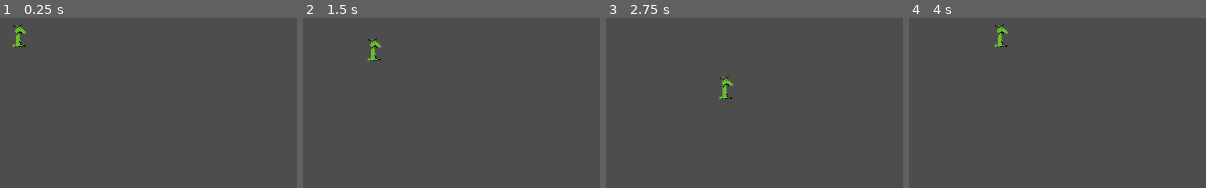
Above: before the commit, frames 1-4 (left to right).
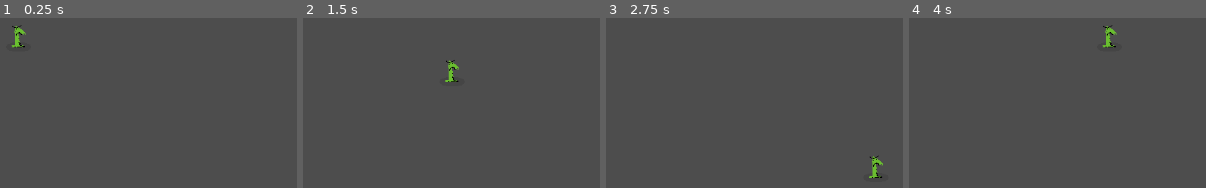
Above: after the commit, the same moments.

Repository: armando013005/demogame
Game: Godot game, scene res://main_scene.tscn
Two runs of this game, one before a commit and one after it. Both use one fixed random seed, a clock stepped at 60 frames per second and the inputs below.
Inputs:
- Up to frame 1 (0.25 s): no input
- Up to frame 2 (1.5 s): tap Enter at 0.5 s; hold Right (move_right) 0.53-1.28 s; hold Down (move_back) from 1.28 s (still down)
- Up to frame 3 (2.75 s): release Down (move_back) at 2.03 s; hold Right (move_right) from 2.03 s (still down)
- Up to frame 4 (4 s): release Right (move_right) at 2.78 s; hold Up (move_forward) 2.78-3.53 s; hold Left (move_left) from 3.53 s (still down)

The runs differ from the first frame. In frame 1, 0.2% of the frame differs, in the area x 4-9%, y 3-18%; in frame 2, 0.6%, in the area x 21-53%, y 11-38%; in frame 3, 0.6%; in frame 4, 0.6%.

Commit message:
added rocks and trees

Diff:
--- /dev/null
+++ b/game.tscn
@@ -0,0 +1,53 @@
+[gd_scene load_steps=4 format=3 uid="uid://b1m004ashdbc5"]
+
+[ext_resource type="PackedScene" uid="uid://cfcqs44uwngo1" path="res://rock.tscn" id="2_p0hu8"]
+[ext_resource type="PackedScene" uid="uid://bcdpiv3siqyj4" path="res://main_scene.tscn" id="2_vde3f"]
+[ext_resource type="PackedScene" uid="uid://1tr2gh86kgsi" path="res://tree.tscn" id="3_6ysgq"]
+
+[node name="game" type="Node2D"]
+y_sort_enabled = true
+
+[node name="ColorRect" type="ColorRect" parent="."]
+offset_left = -718.0
+offset_top = -431.0
+offset_right = 1535.0
+offset_bottom = 888.0
+color = Color(0.93465, 0.999999, 0.935074, 1)
+
+[node name="Player" parent="." instance=ExtResource("2_vde3f")]
+position = Vector2(283, 119)
+
+[node name="Camera2D" type="Camera2D" parent="Player"]
+position = Vector2(2, 7)
+zoom = Vector2(1.5, 1.5)
+position_smoothing_enabled = true
+position_smoothing_speed = 50.0
+drag_horizontal_enabled = true
+drag_vertical_enabled = true
+
+[node name="Rock" parent="." instance=ExtResource("2_p0hu8")]
+position = Vector2(121, 181)
+
+[node name="Rock2" parent="." instance=ExtResource("2_p0hu8")]
+position = Vector2(699, 145)
+
+[node name="Rock3" parent="." instance=ExtResource("2_p0hu8")]
+position = Vector2(179, 418)
+
+[node name="Rock4" parent="." instance=ExtResource("2_p0hu8")]
+position = Vector2(698, 350)
+
+[node name="Rock5" parent="." instance=ExtResource("2_p0hu8")]
+position = Vector2(409, 464)
+
+[node name="Rock6" parent="." instance=ExtResource("2_p0hu8")]
+position = Vector2(443, 289)
+
+[node name="Tree" parent="." instance=ExtResource("3_6ysgq")]
+position = Vector2(173, 604)
+
+[node name="Tree2" parent="." instance=ExtResource("3_6ysgq")]
+position = Vector2(922, 203)
+
+[node name="Tree3" parent="." instance=ExtResource("3_6ysgq")]
+position = Vector2(981, 194)
--- a/main_scene.tscn
+++ b/main_scene.tscn
@@ -5,13 +5,15 @@
 
 [sub_resource type="CapsuleShape2D" id="CapsuleShape2D_qx84v"]
 radius = 6.0
+height = 16.0
 
-[node name="CharacterBody2D" type="CharacterBody2D"]
+[node name="Player" type="CharacterBody2D"]
 position = Vector2(127, 69)
 script = ExtResource("1_btceq")
 
 [node name="OneCharacter" parent="." instance=ExtResource("2_xorcf")]
+position = Vector2(1, -1)
 
 [node name="CollisionShape2D" type="CollisionShape2D" parent="."]
-position = Vector2(1, 0)
+position = Vector2(1, 8)
 shape = SubResource("CapsuleShape2D_qx84v")
--- a/one_character.tscn
+++ b/one_character.tscn
@@ -1,7 +1,8 @@
-[gd_scene load_steps=5 format=3 uid="uid://b1od0bl7yk277"]
+[gd_scene load_steps=6 format=3 uid="uid://b1od0bl7yk277"]
 
 [ext_resource type="Texture2D" uid="uid://3td8ny2ym2hs" path="res://art/onecharacter.png" id="1_4d23r"]
 [ext_resource type="Script" path="res://one_character.gd" id="1_ocfh2"]
+[ext_resource type="Texture2D" uid="uid://qxgd7x14ro10" path="res://art/shadow.png" id="2_61yg4"]
 
 [sub_resource type="Animation" id="Animation_nvlk4"]
 resource_name = "walk"
@@ -27,10 +28,15 @@
 position = Vector2(2, -2)
 script = ExtResource("1_ocfh2")
 
+[node name="Shadow" type="Sprite2D" parent="."]
+texture_filter = 1
+position = Vector2(-1, 10)
+scale = Vector2(0.5, 0.62)
+texture = ExtResource("2_61yg4")
+
 [node name="Sprite2D" type="Sprite2D" parent="."]
 texture_filter = 1
 texture_repeat = 1
-position = Vector2(-0.5, 0)
 scale = Vector2(0.96875, 1)
 texture = ExtResource("1_4d23r")
 hframes = 5
--- /dev/null
+++ b/rock.tscn
@@ -0,0 +1,25 @@
+[gd_scene load_steps=4 format=3 uid="uid://cfcqs44uwngo1"]
+
+[ext_resource type="Texture2D" uid="uid://x6a4ji27rtih" path="res://art/rock.png" id="1_5injh"]
+[ext_resource type="Texture2D" uid="uid://qxgd7x14ro10" path="res://art/shadow.png" id="2_ps1g7"]
+
+[sub_resource type="RectangleShape2D" id="RectangleShape2D_mwjd6"]
+size = Vector2(78.5, 15)
+
+[node name="Rock" type="StaticBody2D"]
+
+[node name="Rock" type="Sprite2D" parent="."]
+texture_filter = 1
+position = Vector2(2, -4)
+scale = Vector2(0.89375, 0.885714)
+texture = ExtResource("1_5injh")
+
+[node name="Shadow" type="Sprite2D" parent="."]
+texture_filter = 1
+position = Vector2(-8, 4)
+scale = Vector2(1.54133, 1.19)
+texture = ExtResource("2_ps1g7")
+
+[node name="CollisionShape2D" type="CollisionShape2D" parent="."]
+position = Vector2(-2.25, 7)
+shape = SubResource("RectangleShape2D_mwjd6")
--- a/source/player.gd
+++ b/source/player.gd
@@ -1,9 +1,10 @@
 extends CharacterBody2D
-const vel = 100;
+const vel = 250;
 
 func _physics_process(delta: float) -> void:
 	var direction = Input.get_vector("move_left", "move_right", "move_forward", "move_back")
 	velocity = direction * vel
 	move_and_slide()
 
-	get_node("OneCharacter").play_walk_animation()
+	if velocity.length() > 0.0:
+		get_node("OneCharacter").play_walk_animation()
--- /dev/null
+++ b/tree.tscn
@@ -0,0 +1,19 @@
+[gd_scene load_steps=3 format=3 uid="uid://1tr2gh86kgsi"]
+
+[ext_resource type="Texture2D" uid="uid://b6c68eet3vx2k" path="res://art/tree.png" id="1_jm51s"]
+
+[sub_resource type="CapsuleShape2D" id="CapsuleShape2D_y16rx"]
+radius = 7.0
+height = 22.0
+
+[node name="Tree" type="StaticBody2D"]
+
+[node name="Tree" type="Sprite2D" parent="."]
+texture_filter = 1
+position = Vector2(-4, -35)
+scale = Vector2(1, 1.02)
+texture = ExtResource("1_jm51s")
+
+[node name="CollisionShape2D" type="CollisionShape2D" parent="."]
+position = Vector2(-1, 4)
+shape = SubResource("CapsuleShape2D_y16rx")
Binary file added: art/Background.ase
Binary file added: art/Background.png
Not shown, added: art/Background.png.import
Binary file added: art/rock.ase
Binary file added: art/rock.png
Not shown, added: art/rock.png.import
Binary file added: art/shadow.ase
Binary file added: art/shadow.png
Not shown, added: art/shadow.png.import
Binary file added: art/tree.ase
Binary file added: art/tree.png
Not shown, added: art/tree.png.import
